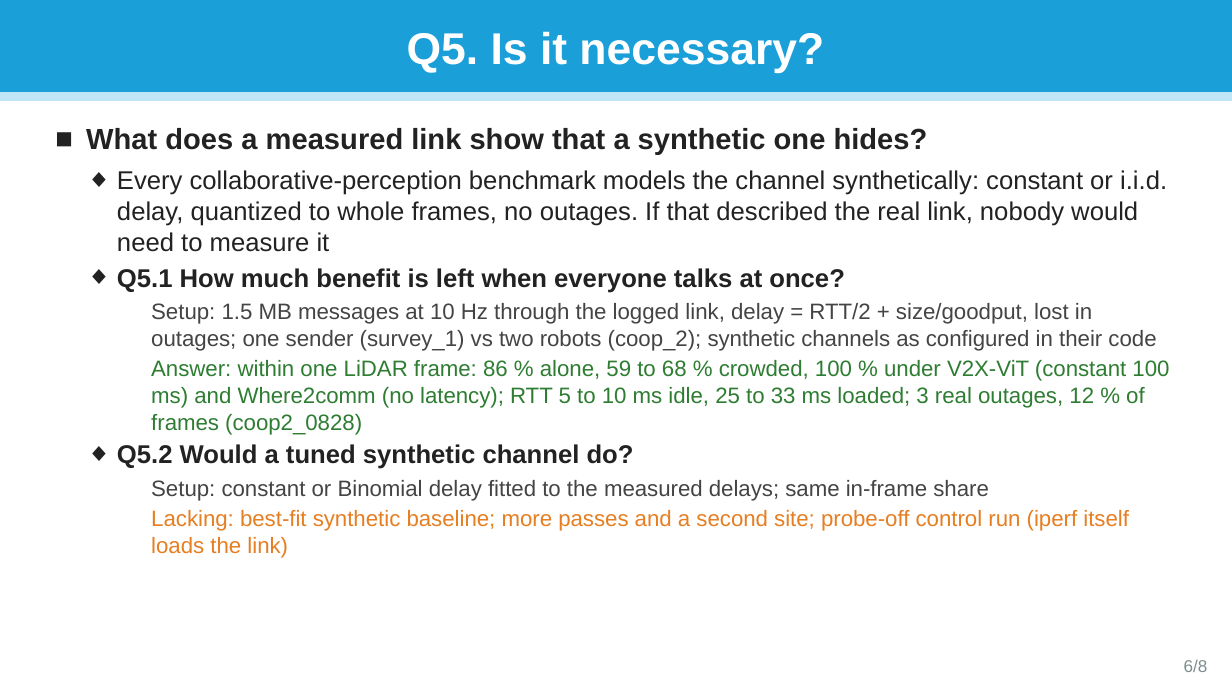
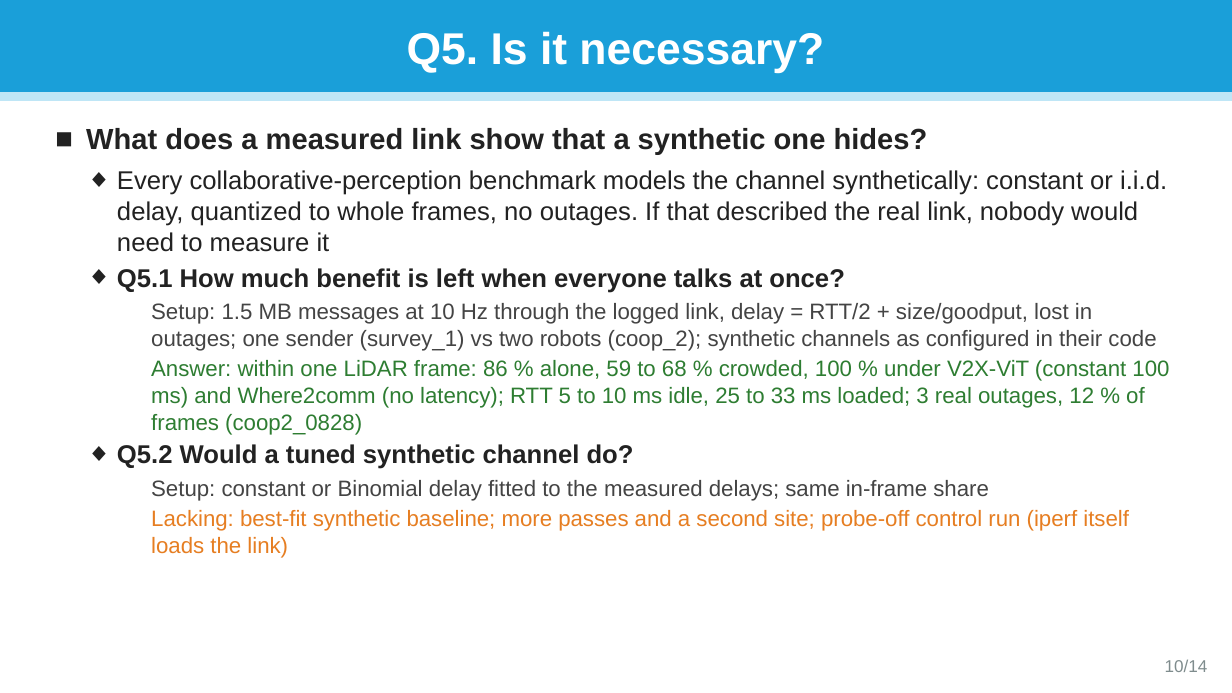
Before and after one commit to jorichee14/Others, a slide deck: slide 10 of scoop_testbed_paper/SCooP-iT_testbed_questions.pptx (slide 6 before the commit). Drawn at 1232x693 pixels with LibreOffice and Linux fonts; fonts in the diff are those of the drawing. Boxes give left, top, right and bottom in pixels: in the first picture for what was removed or moved away, otherwise in the second. Text is boxed around its words. In the diff, an @@ line names an element or a change of style, - is before the commit and + after.

```diff
--- a/scoop_testbed_paper/SCooP-iT_testbed_questions.pptx
+++ b/scoop_testbed_paper/SCooP-iT_testbed_questions.pptx
@@ text at [1165, 659, 1208, 672]: text changed @@
-6/8
+10/14
```
Also in this commit, not shown: 7 other slides changed, 6 slides added, 1 other file.
